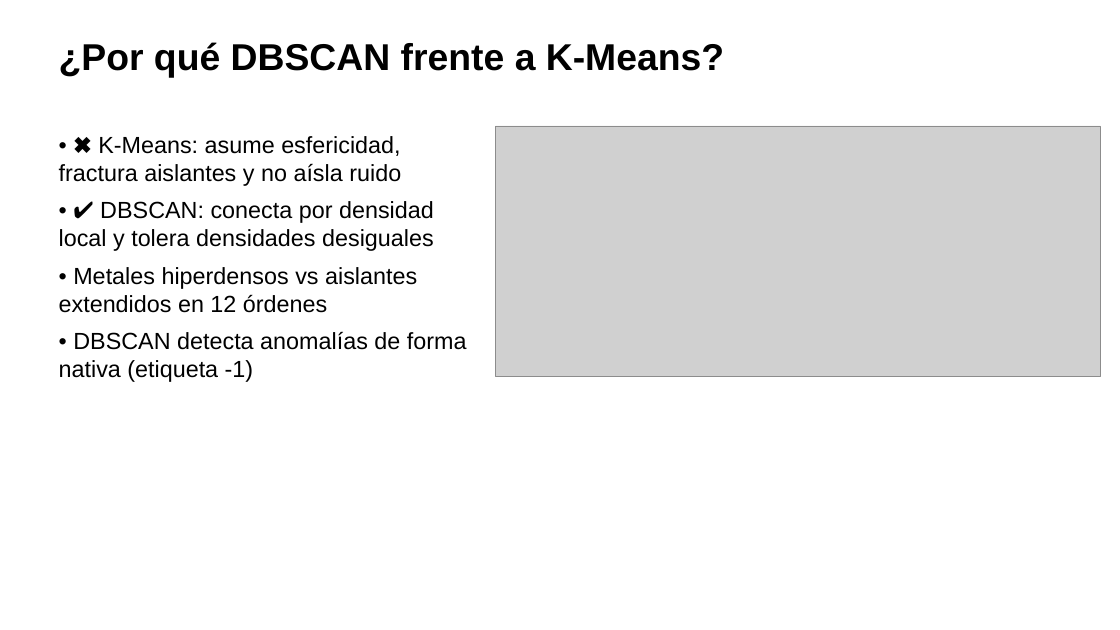
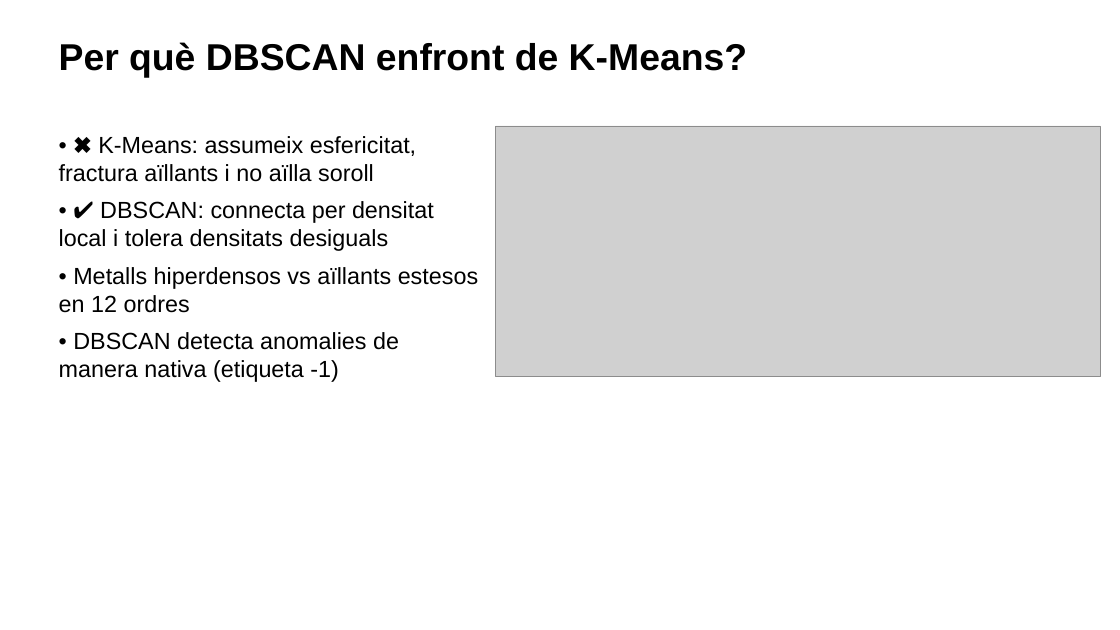
Before and after one commit to ArnauMontull/CPIA-Expo, a slide deck: slide 14 of presentacion/expo_cpia.pptx. Drawn at 1120x630 pixels with LibreOffice and Linux fonts; fonts in the diff are those of the drawing; grey boxes stand for pictures. Boxes give left, top, right and bottom in pixels: in the first picture for what was removed or moved away, otherwise in the second. Text is boxed around its words. In the diff, an @@ line names an element or a change of style, - is before the commit and + after.

```diff
--- a/presentacion/expo_cpia.pptx
+++ b/presentacion/expo_cpia.pptx
@@ text at [59, 42, 747, 78]: text changed @@
-¿Por qué DBSCAN frente a K-Means?
+Per què DBSCAN enfront de K-Means?
@@ text at [59, 136, 478, 382]: text changed @@
-• ✖ K-Means: asume esfericidad, fractura aislantes y no aísla ruido
-• ✔ DBSCAN: conecta por densidad local y tolera densidades desiguales
-• Metales hiperdensos vs aislantes extendidos en 12 órdenes
-• DBSCAN detecta anomalías de forma nativa (etiqueta -1)
+• ✖ K-Means: assumeix esfericitat, fractura aïllants i no aïlla soroll
+• ✔ DBSCAN: connecta per densitat local i tolera densitats desiguals
+• Metalls hiperdensos vs aïllants estesos en 12 ordres
+• DBSCAN detecta anomalies de manera nativa (etiqueta -1)
```
Also in this commit, not shown: 5 other slides changed, 13 other files.
